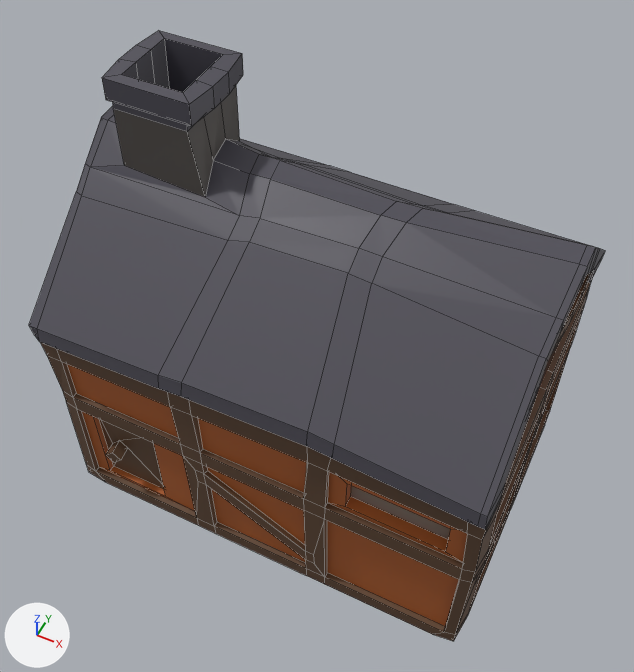
The Blender file SourceAssets/Houses/MainBuildings/Colonist/ColonistHouse1.blend: old version first, new version second.
Camera for both pictures: a 50 mm camera at (1.18, -2.47, 3.88) aimed at (0.0, -0.11, 0.93). The axes (+X, +Y, +Z) are drawn at lower left. The lights are the same throughout. The first picture is the older version. Mesh edges are drawn as thin lines.

Before the edit, the objects in view are built like this:
```python
me_plane_001 = bpy.data.meshes.new('Plane.001')
me_plane_001.from_pydata(...)  # 609 vertices, 616 faces; spans x -1.07..1.07, y -1.11..1.13, z 0.0..2.25
# faces by material slot: [607, 9]
me_plane_001.materials.append(mat_material_001)  # picture img_colorpalette_png_002
me_plane_001.materials.append(mat_material_002)  # picture img_colorpalettedaytimeemissive_png
ob_colonisthouse1 = bpy.data.objects.new('ColonistHouse1', me_plane_001)
ob_colonisthouse1.location = (0.0, 0.0, 0.0)
ob_colonisthouse1.scale = (0.966, 0.711, 0.909)
```
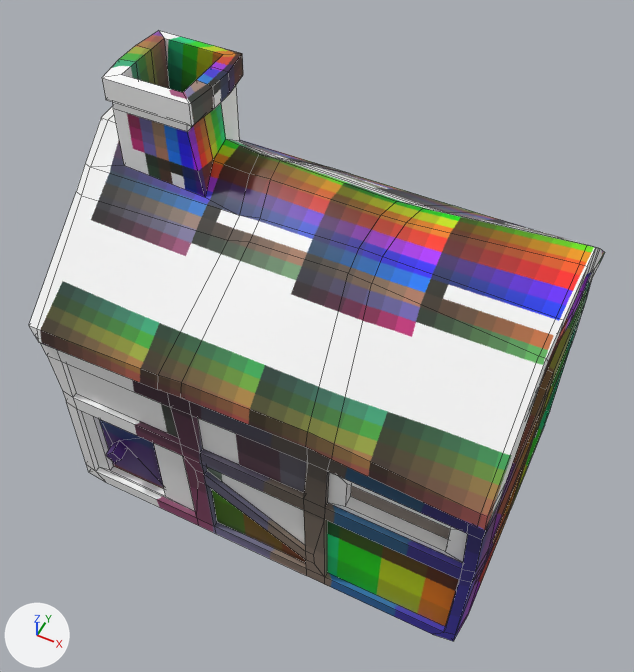
Boxes (x1, y1, x2, y2) around the edits, measured in the pictures (634 x 672 px; the box of a moved part takes in the faces that stretch with it):
'ColonistHouse1', reshaped
    before: (29, 31, 605, 641)
    after: (29, 31, 604, 641)
part 1 of me_plane_001, moved or reshaped
    before: (40, 86, 591, 627)
    after: (41, 86, 591, 627)
part 2 of me_plane_001, surface changed
    both: (29, 31, 604, 641)
part 3 of me_plane_001, shading changed
    both: (29, 31, 604, 641)
part 4 of me_plane_001, recoloured
    both: (29, 31, 604, 530)

The change, as a list of edits to the scene's bpy script:
```text
Add img_colorpalette_png_004:
    img_colorpalette_png_004 = load_image('ColorPalette.png.004', '../../../Textures/ColourPalettes/ColorPalette.png', 32, 32, 'sRGB')
Add img_colorpalette_png_003:
    img_colorpalette_png_003 = load_image('ColorPalette.png.003', '../../../Textures/ColourPalettes/ColorPalette.png', 32, 32, 'sRGB')
Add mat_stone:
    mat_stone = principled_material('Stone')
    mat_stone.texture = img_colorpalette_png_004
Add mat_textured:
    mat_textured = principled_material('textured')
    mat_textured.texture = img_colorpalette_png_003
Change me_plane_001:
    used by ob_colonisthouse1; location = (0.0, 0.0, 0.0); scale = (0.966, 0.711, 0.909)
    remove me_plane_001.from_pydata(...)  # 609 vertices, 616 faces; spans x -1.07..1.07, y -1.11..1.13, z 0.0..2.25
    add me_plane_001.from_pydata(...)  # 837 vertices, 616 faces; spans x -1.07..1.07, y -1.12..1.13, z 0.0..2.25
    me_plane_001 part 1
    156 faces are deleted
    13 vertices in x -1.06..1.07, y -1.11..1.08, z 1.19..1.26 move by (0.0, -0.01, 0.0)
    2 vertices move from x -0.39..-0.26, y 1.12, z 1.24 to x -0.39..-0.26, y 1.1, z 1.24
    216 vertices are added at x -1.07..1.07, y -1.06..1.08, z 0.07..2.1
    6 new vertices lie (0.0, 0.0, 0.11) away from vertices in x -0.97..1.06, y -1.05..1.05, z 1.03..1.04
    6 new vertices lie (0.0, 0.0, 0.28) away from vertices in x -1.03..0.99, y -1.02..1.02, z 0.76
    8 new faces join them, mat_stone (picture img_colorpalette_png_004)
    40 new faces join them, mat_material_001 (picture img_colorpalette_png_002)
    108 new faces join them, mat_textured (picture img_colorpalette_png_003)
    me_plane_001 part 2: 451 kept faces spanning x -1.07..1.07, y -1.12..1.13, z 0.0..2.25 get new texture (UV) coordinates
    me_plane_001 part 3: 460 kept faces spanning x -1.07..1.07, y -1.12..1.13, z 0.0..2.25 are now shaded smooth
    me_plane_001 part 4: 165 faces spanning x -1.07..1.07, y -1.12..1.13, z 1.13..2.25 switch from mat_material_001 (picture img_colorpalette_png_002) to mat_stone (picture img_colorpalette_png_004)
    add me_plane_001.materials.append(mat_textured)  # picture img_colorpalette_png_003
```
